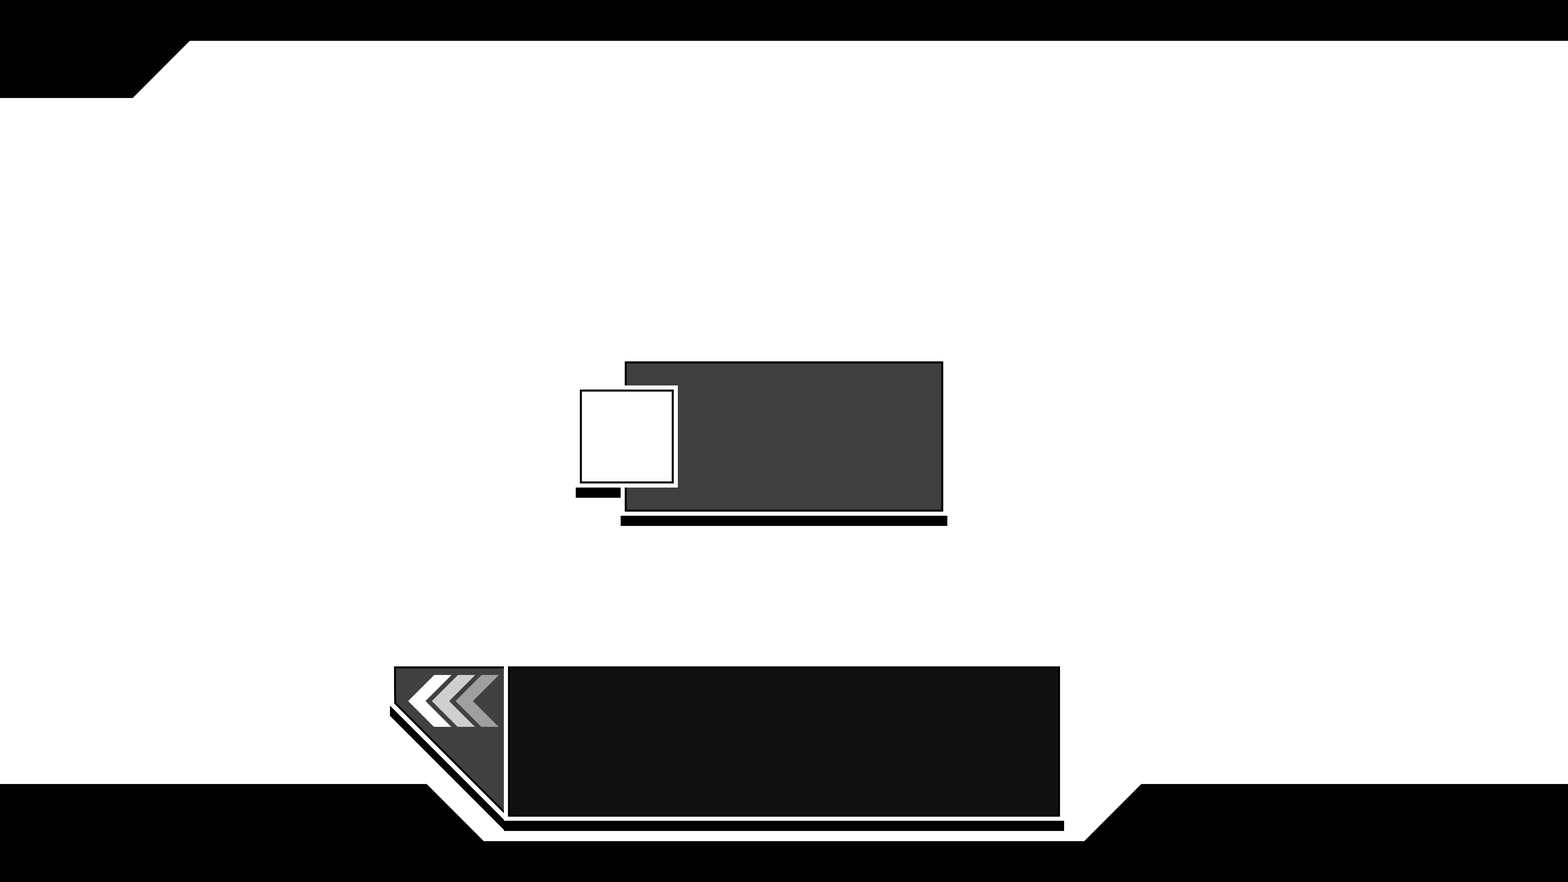
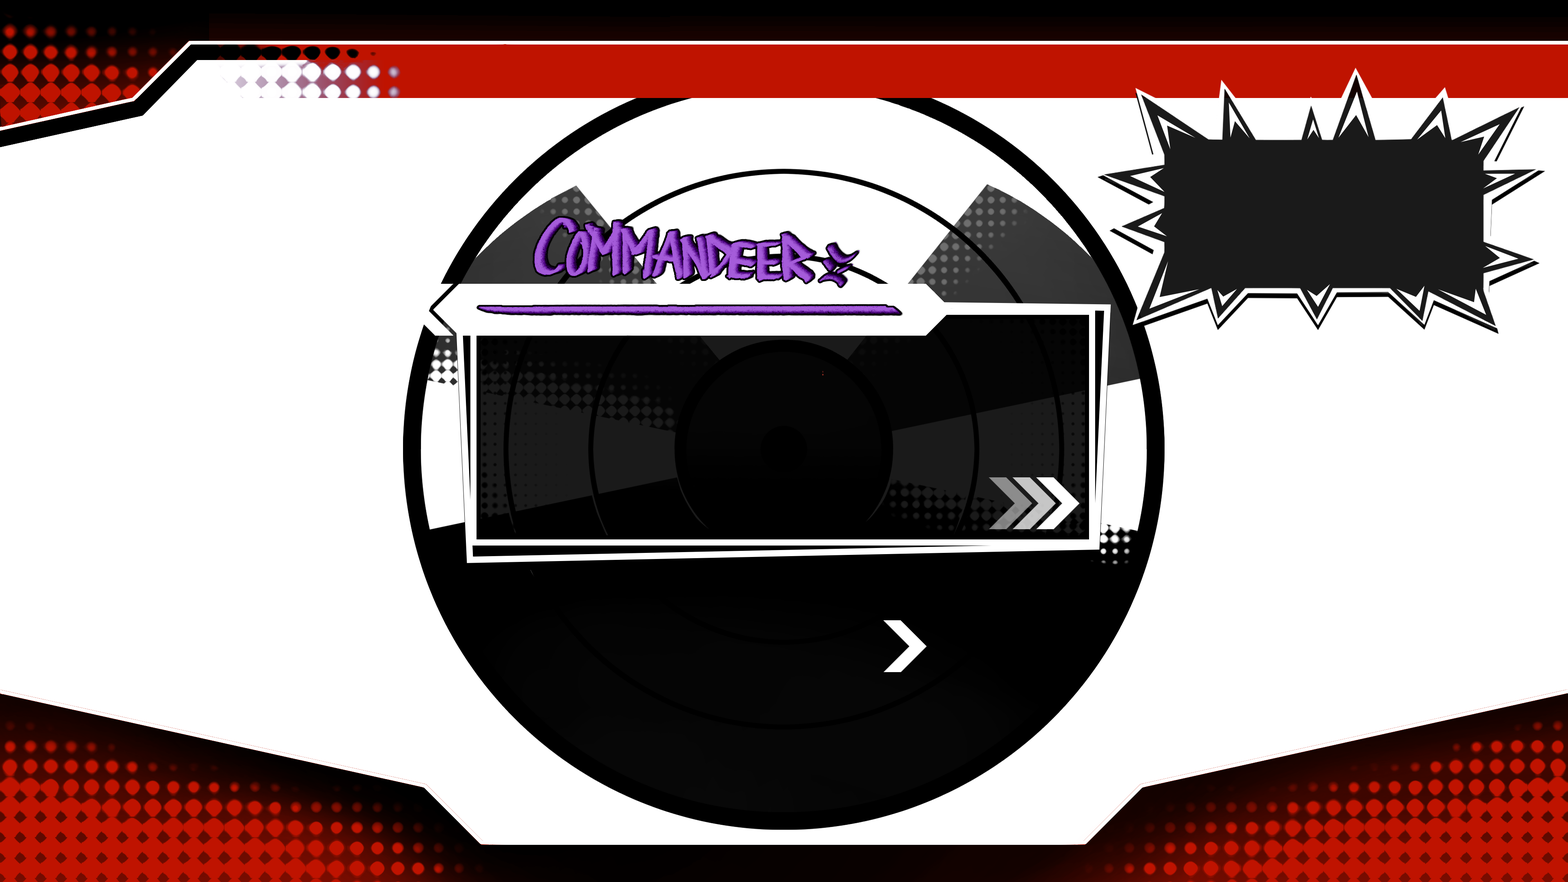
Two versions of the same layered image (w=1568, h=882). Layer-by-layer changes:
removed layer "UI-DEC_Dialogue-Top-Bar" over [0, 13, 1568, 98]
removed layer "UI-DEC_Dialogue-Bottom-Bar" over [0, 784, 1568, 882]
moved "UI_DialogueMenu-Arrows" above "UI_DialogueMenu-Arrow", painted on it over [407, 620, 927, 727]
removed layer "UI-BX_DialogueMenu-Outline" over [389, 662, 1065, 831]
removed layer "UI-BX_DialogueMenu-Backing" (was 75%) over [389, 662, 1065, 821]
added layer "UI_Text-Box-Small-Loud" above "UI-DEC_Commandeer-Nameplate" over [1097, 67, 1546, 335]
added layer "UI-DEC_Commandeer-Nameplate" above "UI-DEC_DialogueMenu-Top-Bar" over [476, 216, 904, 376]
added layer "UI-DEC_DialogueMenu-Top-Bar" above "UI-DEC_DialogueMenu-Bottom-Bar" over [0, 13, 1568, 148]
added layer "UI-DEC_DialogueMenu-Bottom-Bar" above "UI-DEC_DialogueMenu-Top-Bar-Blue" over [0, 689, 1568, 882]
added layer "UI-DEC_DialogueMenu-Top-Bar-Blue" above "UI-DEC_DialogueMenu-Bottom-Bar-Blue" over [0, 13, 1568, 148]
added layer "UI-DEC_DialogueMenu-Bottom-Bar-Blue" above "UI_Text-Nameplate-End" over [0, 689, 1568, 882]
renamed "UI-BX_DialogueMenu-Outline-Combat" to "UI_Text-Box", painted on it over [454, 295, 1112, 572]
removed layer "UI-BX_DialogueMenu-Outline-Neutral" over [503, 662, 1065, 831]
removed layer "UI-BX_DialogueMenu-Backing-Neutral" (was 75%) over [503, 662, 1065, 821]
added group "UI_Record-Dialogue" with 6 layers over [403, 68, 1165, 830]
added layer "UI_Record-Outline" in group "UI_Record-Dialogue" over [403, 68, 1165, 830]
added layer "UI_Record-Highlight" in group "UI_Record-Dialogue" over [420, 326, 1147, 565]
added layer "UI_Record-Shadow" in group "UI_Record-Dialogue" over [403, 449, 1165, 830]
added layer "UI-Record-Higlight-Mask" in group "UI_Record-Dialogue" over [476, 86, 1091, 361]
added layer "UI_Record-Black" in group "UI_Record-Dialogue" over [403, 68, 1165, 450]
…and 6 more changes (5 added, 1 removed)